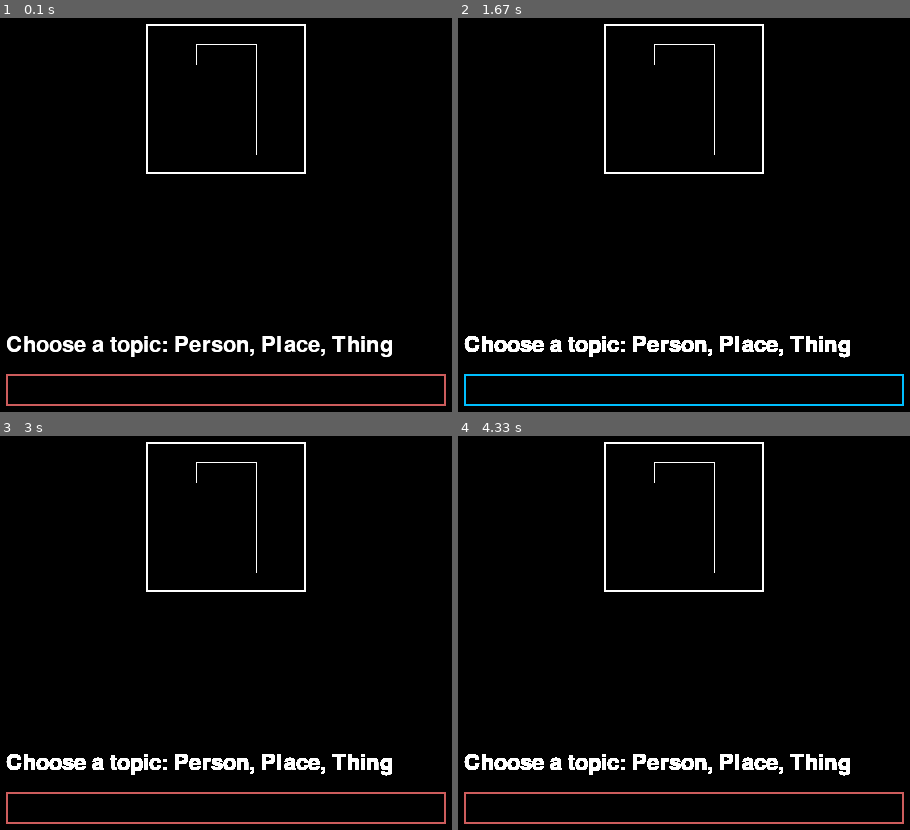
Above: before the commit, frames 1-4 (two rows, left to right).
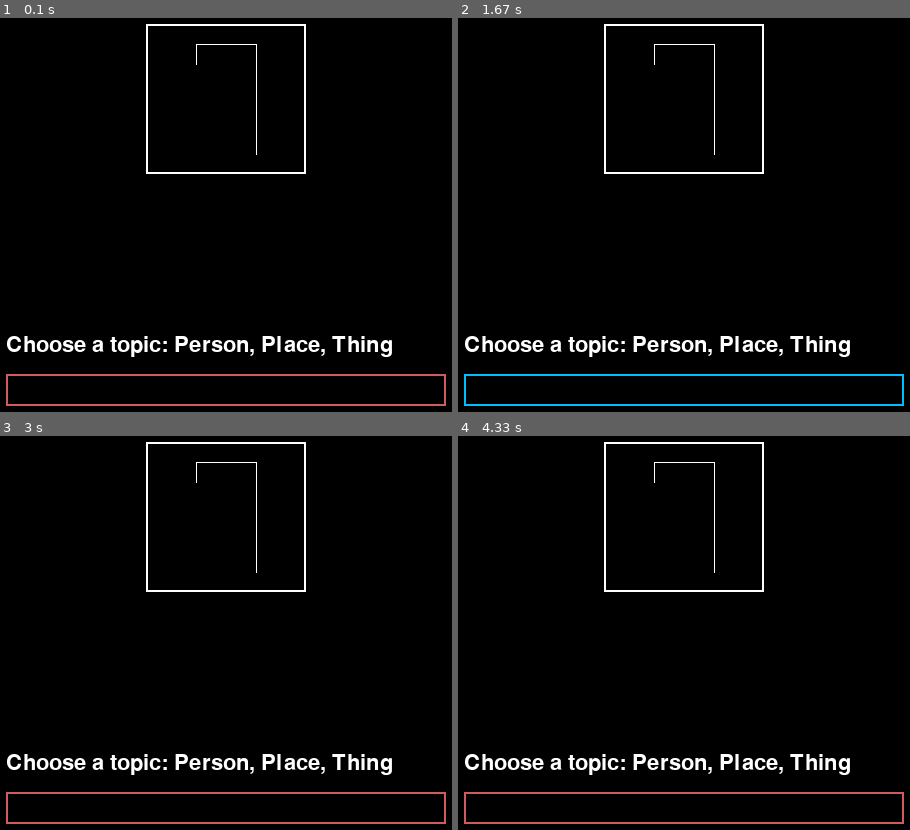
Above: after the commit, the same moments.

Repository: IamGary24/PygameCreations
Game: pygame game, started from Hangman/hangman.py
Same seed, same stepped clock (60 frames per second), same inputs: the game is played once before the commit and once after it.
Inputs (mouse positions are in pixels of both pictures, inside the frame that each line leads up to):
- Up to frame 1 (0.1 s): no input
- Up to frame 2 (1.67 s): click (684, 388) at 0.38 s; click (688, 238) at 0.72 s; click (684, 388) at 1.6 s
- Up to frame 3 (3 s): click (239, 499) at 1.93 s
- Up to frame 4 (4.33 s): no input

The runs differ from the first frame. In frame 1, 0.6% of the frame differs, in the area x 1-87%, y 80-87%; in frame 2, 0.8%; in frame 3, 0.8%; in frame 4, 0.8%.

Commit message:
now shows the word to be guessed on the board

Diff:
--- a/Hangman/hangman.py
+++ b/Hangman/hangman.py
@@ -70,8 +70,36 @@
         pygame.display.flip()
 
     #-- update the board with each incorrect guess
-    #def updateBoard(x):
+    #x is the number of incorrects, s is the word once chosen
+    def updateBoard(x, s):
+        pygame.draw.rect(screen, WHITE, boardContainer, 2)
+        pygame.draw.rect(screen, choiceColor, choiceContainer, 2)
+        pygame.draw.line(screen, WHITE, (290,50), (290,30))
+        pygame.draw.line(screen, WHITE, (290,30), (350,30))
+        pygame.draw.line(screen, WHITE, (350,30), (350,140))
 
+        wordLen = len(s)
+        wordLineLength = 20
+        wordLineY = 240
+        wordLineX = 0
+
+        if wordLen > 2:
+            #draw lines equivalent to word size
+            for x in range(1,wordLen+1):
+                if s[x-1] == " ":
+                    #if this location in the string is whitespace
+                    wordLineX += 40 #move our "line drawer" to skip the line being drawn
+                elif x > 15:
+                    wordLineY = 280
+                    wordLineX = (x-14) * 40
+                    pygame.draw.line(screen, WHITE, (wordLineX+(wordLineLength),wordLineY),(wordLineX+(wordLineLength+20), wordLineY))
+
+                else:
+                    wordLineX = (x * 40) - 20 #we want to move by 40 px each time, but start at 20
+                    pygame.draw.line(screen, WHITE, (wordLineX,wordLineY),(wordLineX+(wordLineLength), wordLineY))
+
+
+        pygame.display.flip()
     #-- receive the topic choice and choose a random word
     def receiveTopicChoice(s):
         s = s.lower()
@@ -81,7 +109,13 @@
             newWord = worddatabase.Place()
         elif s == " thing":
             newWord = worddatabase.Thing()
+            #random_word() randomly chooses a word from the topic choices
 
+        #now that we have the topic and word, remove the menu
+        screen.fill(BLACK, (100,320,440,fontsize))
+        #update the board to display this topic
+        topictext_surface = font.render(s.title(), True, WHITE)
+        screen.blit(topictext_surface, (10, 10))
         return newWord.random_word()
 
 
@@ -90,6 +124,8 @@
     #def guessCheck():
 
     #-- main game loop
+    topicMenu()
+    drawBoard()
     while not done:
         for event in pygame.event.get():
             if event.type == pygame.QUIT:
@@ -108,6 +144,7 @@
                 if active: #only if text box is selected
                     if event.key == pygame.K_RETURN:
                         print(choiceText)
+                        #this is the random word the player needs to guess
                         wordToGuess = receiveTopicChoice(choiceText)
                         print(wordToGuess)
                         choiceText = ''
@@ -118,10 +155,10 @@
 
         clock.tick(30)
 
-        #draw board or update board
-        if countGuess == 0:
-            topicMenu()
-            drawBoard()
+        #update board at each tick
+        #if countGuess == 0:
+        updateBoard(countIncorrect, wordToGuess)
+
         #else updateBoard(countIncorrect)
 
 if __name__ == '__main__':
